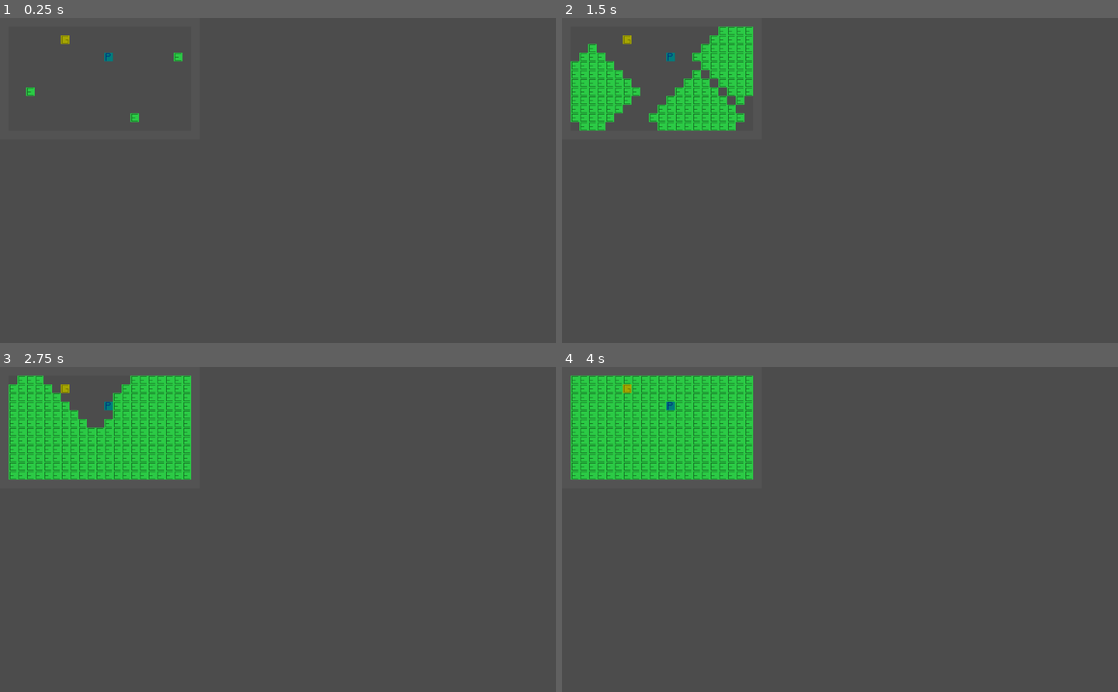
Above: before the commit, frames 1-4 (two rows, left to right).
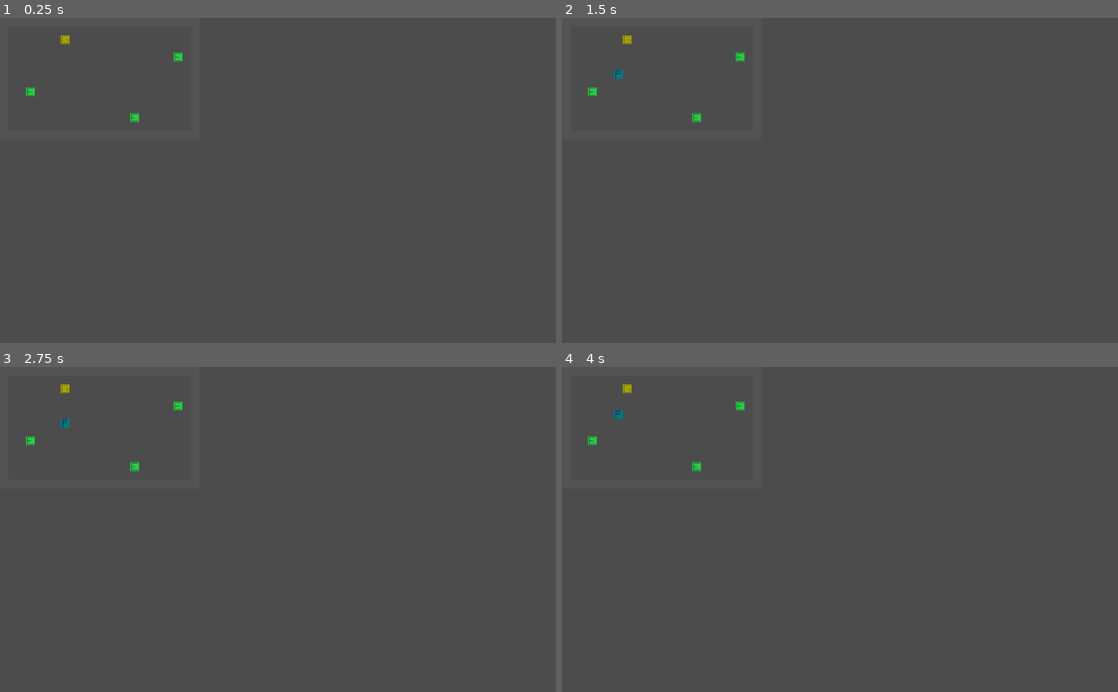
Above: after the commit, the same moments.

Repository: zkl6/game-jam-2020
Game: Godot game, scene res://main.tscn
The game is run twice, just before and just after one commit, with the same random seed, the same clock (stepped at 60 frames per second) and the same inputs.
Inputs:
- Up to frame 1 (0.25 s): no input
- Up to frame 2 (1.5 s): tap Enter (ui_accept) at 0.5, 0.6, 0.77, 1.07, 1.35 s; hold Right (ui_right) 0.53-1.28 s; hold Down (ui_down) from 1.28 s (still down)
- Up to frame 3 (2.75 s): tap Enter (ui_accept) at 1.52, 1.82, 2.1 s; release Down (ui_down) at 2.03 s; hold Right (ui_right) from 2.03 s (still down)
- Up to frame 4 (4 s): tap Enter (ui_accept) at 2.75, 2.85, 3.02, 3.32, 3.5, 3.6, 3.77 s; release Right (ui_right) at 2.78 s; hold Up (ui_up) 2.78-3.53 s; hold Left (ui_left) from 3.53 s (still down)

The runs differ from the first frame. In frame 1, less than 0.1% of the frame differs, in the area x 18-21%, y 10-14%; in frame 2, 5.7%; in frame 3, 9.0%; in frame 4, 10%, in the area x 1-35%, y 2-35%.
Error after the commit: Parse Error: Mixed tabs and spaces in indentation. (res://assets/scripts/spread.gd:21)

Commit message:
Can move player tile. Signal handler coming together

Diff:
--- /dev/null
+++ b/Timer.gd
@@ -0,0 +1,15 @@
+extends Timer
+
+# Declare member variables here. Examples:
+# var a = 2
+# var b = "text"
+
+# Called when the node enters the scene tree for the first time.
+func _ready():
+	pass # Replace with function body.
+
+# Called every frame. 'delta' is the elapsed time since the previous frame.
+#func _process(delta):
+#	pass
+func _on_timeout():
+	Events.emit_signal("test2")
--- /dev/null
+++ b/assets/scripts/Events.gd
@@ -0,0 +1,16 @@
+extends Node
+
+# Declare member variables here. Examples:
+# var a = 2
+# var b = "text"
+signal player_position_updated
+signal set_player_position(vec2)
+
+
+# Called when the node enters the scene tree for the first time.
+func _ready():
+	pass # Replace with function body.
+
+# Called every frame. 'delta' is the elapsed time since the previous frame.
+#func _process(delta):
+#	pass
--- /dev/null
+++ b/assets/scripts/Level.gd
@@ -0,0 +1,26 @@
+extends TileMap
+
+# Declare member variables here. Examples:
+# var a = 2
+# var b = "text"
+onready var playerPosition = Vector2(-100,-100)
+
+
+# Called when the node enters the scene tree for the first time.
+func _ready():
+	Events.connect("player_position_updated", self, "updatePlayerPos")
+	Events.emit_signal("get_player_position")
+
+
+# Called every frame. 'delta' is the elapsed time since the previous frame.
+#func _process(delta):
+#	pass
+
+
+func updatePlayerPos(vec2):
+	self.set_cellv(playerPosition, -1)
+	playerPosition = vec2
+	self.set_cellv(playerPosition, 3)
+
+func eraseTile(vec2):
+	var cells = self.get_used_cells()
--- /dev/null
+++ b/assets/scripts/Player.gd
@@ -0,0 +1,51 @@
+extends Node2D
+
+# Declare member variables here. Examples:
+# var a = 2
+# var b = "text"
+export(Vector2) var Position
+
+
+
+# Called when the node enters the scene tree for the first time.
+func _ready():
+	Events.connect("get_player_position", self, "getPosition")
+
+func _process(delta):
+	if AJP("ui_left"):
+		left()
+		Events.emit_signal("player_position_updated", Position)
+	if AJP("ui_down"):
+		down()
+		Events.emit_signal("player_position_updated", Position)
+	if AJP("ui_up"):
+		up()
+		Events.emit_signal("player_position_updated", Position)
+	if AJP("ui_right"):
+		right()
+		Events.emit_signal("player_position_updated", Position)
+
+
+func AJP(action):
+	return Input.is_action_just_pressed(action)
+
+func left():
+	Position.x -= 1
+	Events.emit_signal("player_position_updated", Position)
+
+func right():
+	Position.x += 1
+	Events.emit_signal("player_position_updated", Position)
+
+func up():
+	Position.y -= 1
+	Events.emit_signal("player_position_updated", Position)
+
+func down():
+	Position.y += 1
+	Events.emit_signal("player_position_updated", Position)
+# Called every frame. 'delta' is the elapsed time since the previous frame.
+#func _process(delta):
+#	pass
+func getPosition():
+	Events.emit_signal("player_position_updated", Position)
--- /dev/null
+++ b/assets/scripts/SignalManager.gd
@@ -0,0 +1,13 @@
+extends Node
+
+# Declare member variables here. Examples:
+# var a = 2
+# var b = "text"
+
+# Called when the node enters the scene tree for the first time.
+func _ready():
+	pass # Replace with function body.
+
+# Called every frame. 'delta' is the elapsed time since the previous frame.
+#func _process(delta):
+#	pass
--- a/assets/scripts/spread.gd
+++ b/assets/scripts/spread.gd
@@ -4,7 +4,7 @@
 # var a = 2
 # var b = "text"
 var tilemap
-signal spread()
+
 
 # Called when the node enters the scene tree for the first time.
 func _ready():
@@ -14,6 +14,17 @@
 # Called every frame. 'delta' is the elapsed time since the previous frame.
 #func _process(delta):
 #	pass
+
+
+func _process(delta):
+	if AJP("ui_accept"):
+       _spread()
+
+
+#shortcut for Input.is_action_just_pressed
+func AJP(action):
+	return Input.is_action_just_pressed(action)
+
 
 
 func _spread():
--- a/main.tscn
+++ b/main.tscn
@@ -1,8 +1,10 @@
-[gd_scene load_steps=5 format=2]
+[gd_scene load_steps=7 format=2]
 
 [ext_resource path="res://assets/images/Tileset.png" type="Texture" id=1]
-[ext_resource path="res://assets/scripts/spread.gd" type="Script" id=2]
-[ext_resource path="res://assets/scripts/Signaller.gd" type="Script" id=3]
+[ext_resource path="res://assets/scripts/Level.gd" type="Script" id=2]
+[ext_resource path="res://assets/scripts/spread.gd" type="Script" id=3]
+[ext_resource path="res://assets/scripts/Player.gd" type="Script" id=4]
+[ext_resource path="res://Timer.gd" type="Script" id=5]
 
 [sub_resource type="TileSet" id=1]
 1/name = "Enemy"
@@ -48,15 +50,21 @@
 
 [node name="Node2D" type="Node2D"]
 
-[node name="TileMap" type="TileMap" parent="."]
+[node name="Level" type="TileMap" parent="."]
 tile_set = SubResource( 1 )
 cell_size = Vector2( 16, 16 )
 format = 1
-tile_data = PoolIntArray( 0, 4, 0, 1, 4, 0, 2, 4, 0, 3, 4, 0 …(260 unchanged characters)… , 4, 0, 196630, 4, 0, 262144, 4, 0, 262156, 3, 0, 262164, 1, 0, 262166, 4, 0, 327680, 4, 0, 32 …(558 unchanged characters)…
-
-[node name="Node2D" type="Node2D" parent="TileMap"]
+tile_data = PoolIntArray( 0, 4, 0, 1, 4, 0, 2, 4, 0, 3, 4, 0 …(260 unchanged characters)… , 4, 0, 196630, 4, 0, 262144, 4, 0, 262164, 1, 0, 262166, 4, 0, 327680, 4, 0, 32 …(558 unchanged characters)…
 script = ExtResource( 2 )
 
-[node name="Signaller" type="Node2D" parent="."]
+[node name="Node2D" type="Node2D" parent="Level"]
 script = ExtResource( 3 )
-[connection signal="_on_ui_accept" from="Signaller" to="TileMap/Node2D" method="_spread"]
+
+[node name="Player" type="Node2D" parent="."]
+script = ExtResource( 4 )
+Position = Vector2( 5, 5 )
+
+[node name="Timer" type="Timer" parent="."]
+autostart = true
+script = ExtResource( 5 )
+[connection signal="timeout" from="Timer" to="Timer" method="_on_timeout"]
--- a/project.godot
+++ b/project.godot
@@ -19,6 +19,10 @@
 run/main_scene="res://main.tscn"
 config/icon="res://icon.png"
 
+[autoload]
+
+Events="*res://assets/scripts/Events.gd"
+
 [rendering]
 
 environment/default_environment="res://default_env.tres"
